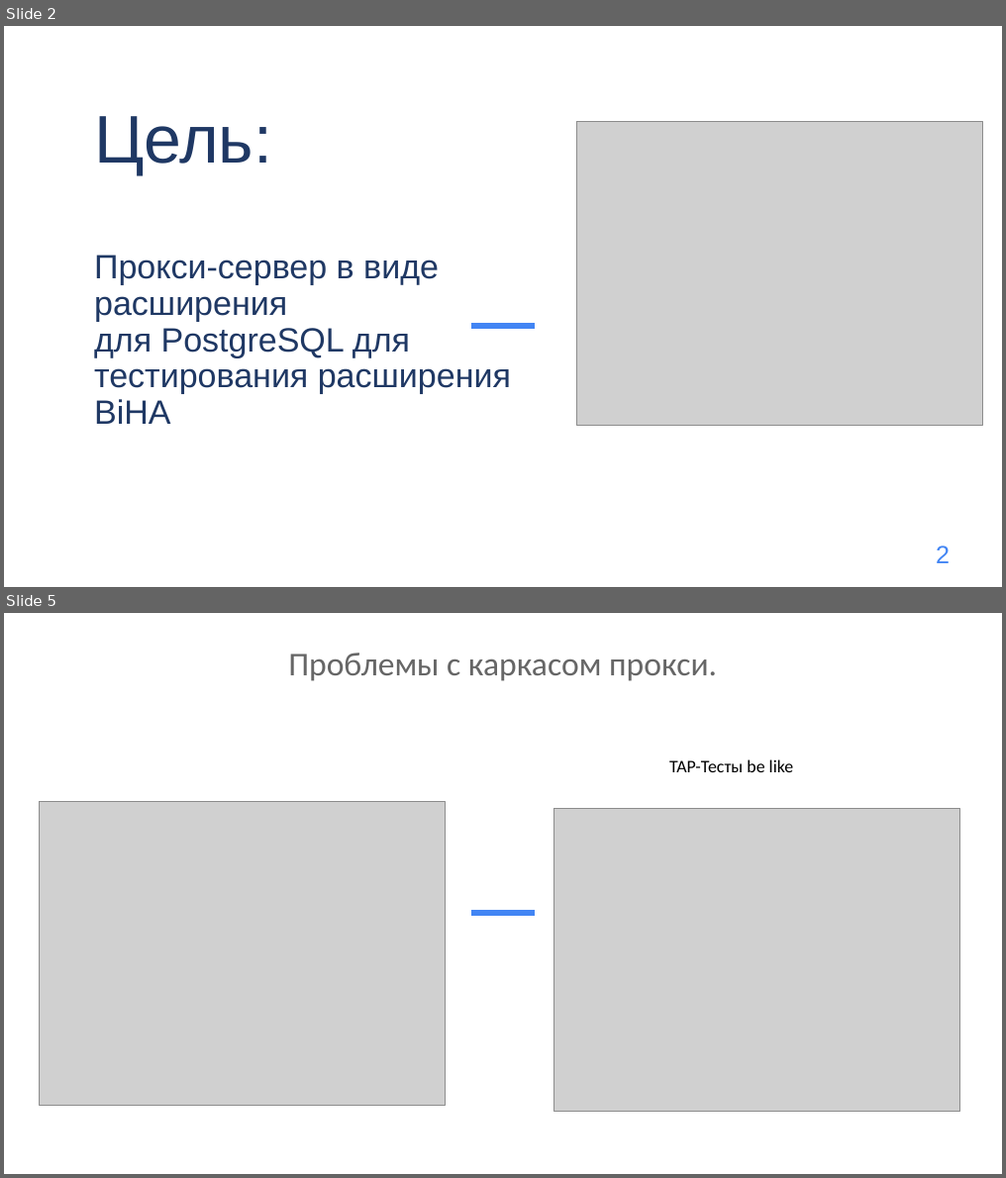
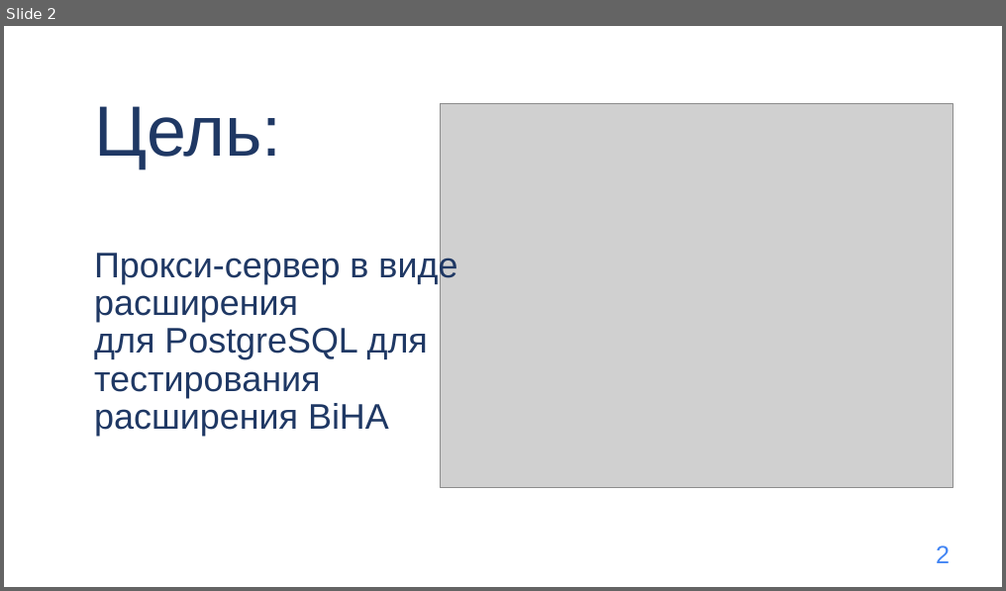
Before and after one commit to DLaaren/PGLab-postgresql-proxy-extension, a slide deck: proxy.pptx. Shown one above the other, each under a label of ours: slides 2 and 5 before the commit, slide 2 after it; the slides between them are not shown. The pictures are 1006x1178 and 1006x591 pixels, drawn with LibreOffice and Linux fonts; fonts in the diff are those of the drawing; grey boxes stand for pictures. Boxes give left, top, right and bottom in pixels: in the first picture for what was removed or moved away, otherwise in the second. Text is boxed around its words. In the diff, an @@ line names an element or a change of style, - is before the commit and + after.

```diff
--- a/proxy.pptx
+++ b/proxy.pptx
@@ slide 5 removed at box(4, 613, 1002, 1174), background #FFFFFF; not listed: 1 template element that a slide beside it also shows @@
@@ subtitle removed at box(288, 653, 717, 681) @@
-Проблемы с каркасом прокси.
@@ text removed at box(669, 760, 794, 772) @@
-TAP-Тесты be like
@@ picture removed at box(40, 802, 446, 1106) @@
@@ picture removed at box(554, 808, 960, 1112) @@
@@ slide 2 changed as well @@
@@ title "Цель: Прокси-сервер в виде расширения ..." at box(94, 106, 457, 436): size 64.8 to 68.4 pt in "Цель:"; size 32.4 to 34.2 pt; line spacing 0.9 to 0.89 @@
@@ picture: place and size @@
-picture at box(576, 122, 983, 425)
+picture at box(441, 103, 953, 488)
@@ freeform shape added at box(436, 289, 491, 319), outline #FFFFFF 17.01 pt @@
@@ line removed from (471, 326) to (536, 326) @@
```
Also in this commit, not shown: 1 other slide changed, 15 slides added, 7 other slides removed.
